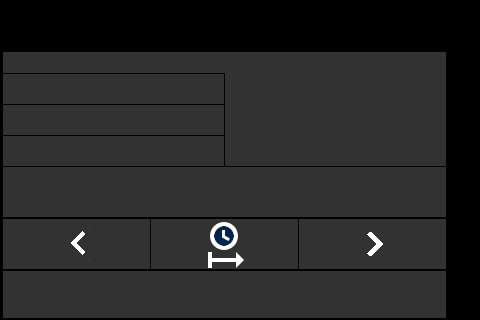
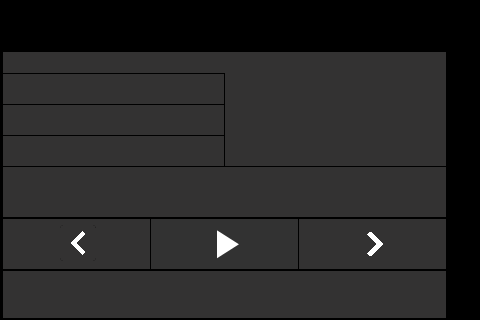
Layer changes from the first (480, 320) image to the second:
painted on "Start" over [208, 222, 244, 268]
